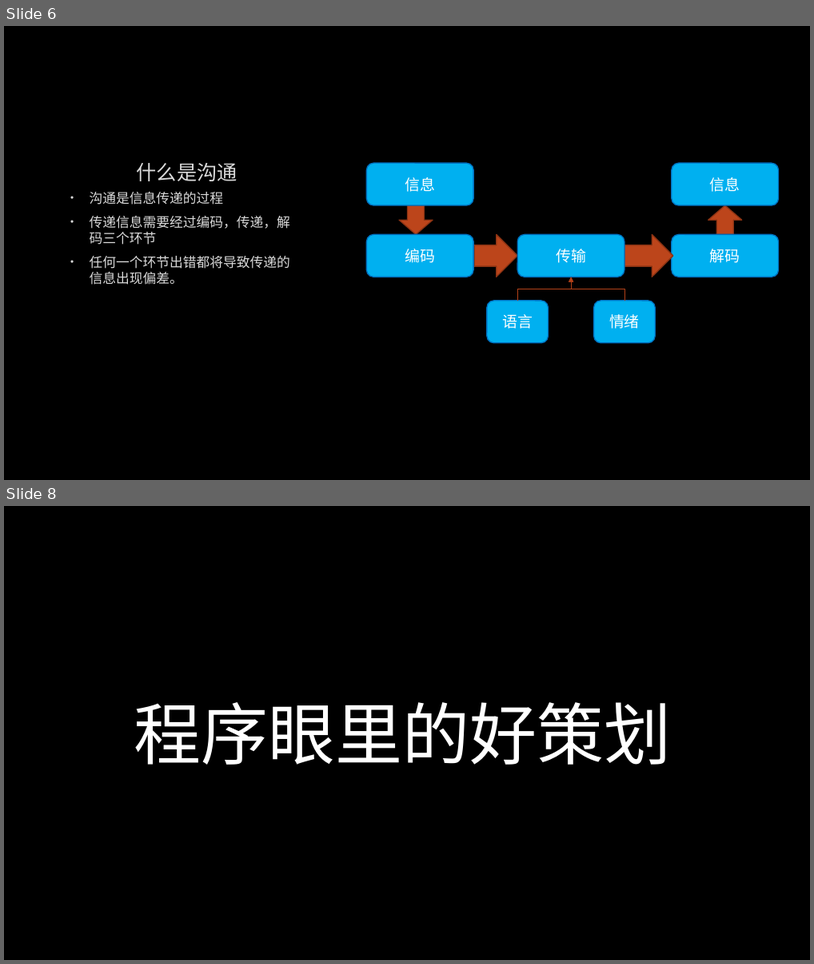
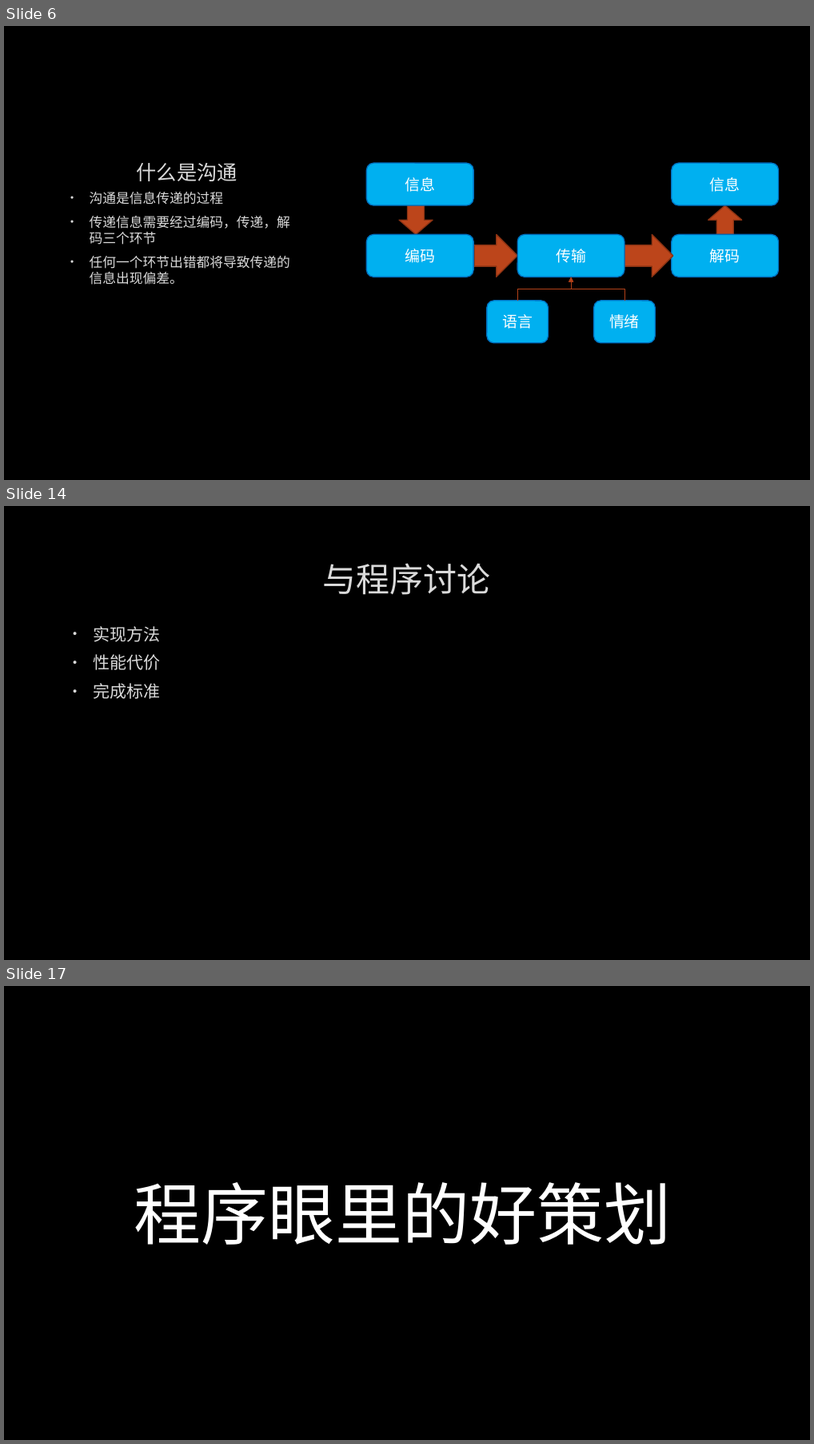
Before and after one commit to albertclass/Lessons, a slide deck: communication/策划与程序沟通技巧.pptx. Shown one above the other, each under a label of ours: slides 6 and 8 before the commit, slides 6, 14 and 17 after it; the slides between them are not shown. The pictures are 814x964 and 814x1444 pixels, drawn with LibreOffice and Linux fonts; fonts in the diff are those of the drawing; background and template pictures are left out. Boxes give left, top, right and bottom in pixels: in the first picture for what was removed or moved away, otherwise in the second. Text is boxed around its words. In the diff, an @@ line names an element or a change of style, - is before the commit and + after.

```diff
--- a/communication/策划与程序沟通技巧.pptx
+++ b/communication/策划与程序沟通技巧.pptx
@@ slide 14 added at (4,506,810,960), background picture (left out) @@
@@ title added at (323,563,491,595), 40 pt, text #DADADA @@
+与程序讨论
@@ text added at (93,626,160,699), 20 pt, text #DADADA @@
+• 实现方法
+• 性能代价
+• 完成标准
@@ what was slide 8 is now slide 17 @@
```
Also in this commit, not shown: 1 slide changed, 8 other slides added, 2 other files.
